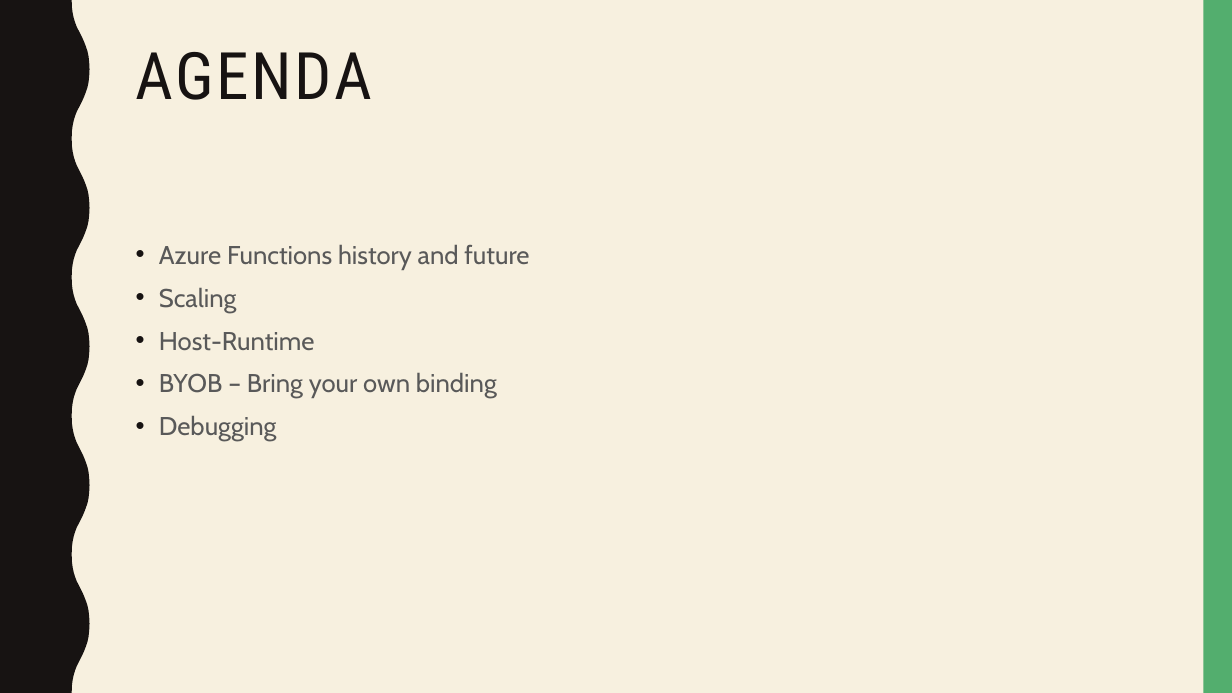
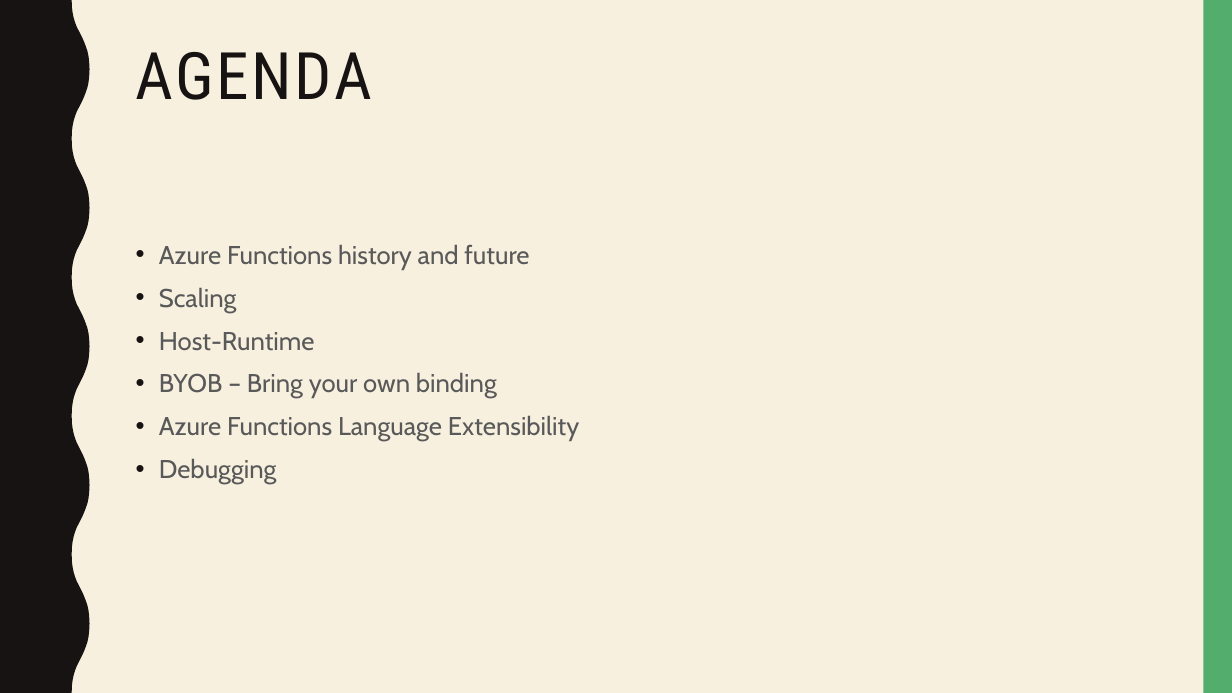
Before and after one commit to dersia/presentations, a slide deck: slide 2 of AzureFunctionsDeepDive.pptx. Drawn at 1232x693 pixels with LibreOffice and Linux fonts; fonts in the diff are those of the drawing. Boxes give left, top, right and bottom in pixels: in the first picture for what was removed or moved away, otherwise in the second. Text is boxed around its words. In the diff, an @@ line names an element or a change of style, - is before the commit and + after.

```diff
--- a/AzureFunctionsDeepDive.pptx
+++ b/AzureFunctionsDeepDive.pptx
@@ text at [159,415,579,441]: paragraph added @@
+• Azure Functions Language Extensibility
```
Also in this commit, not shown: 9 other slides changed, 1 slide added.
